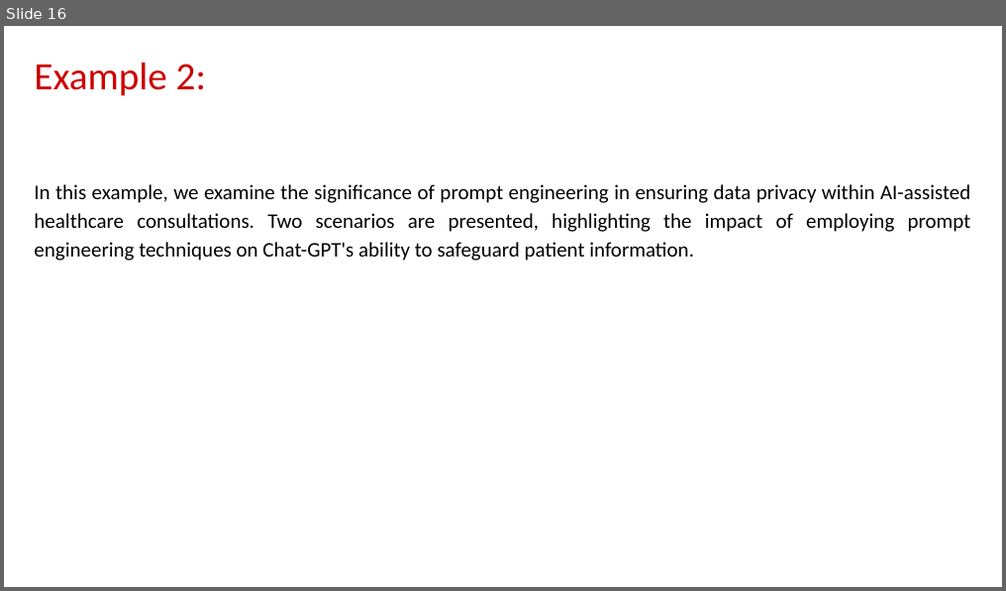
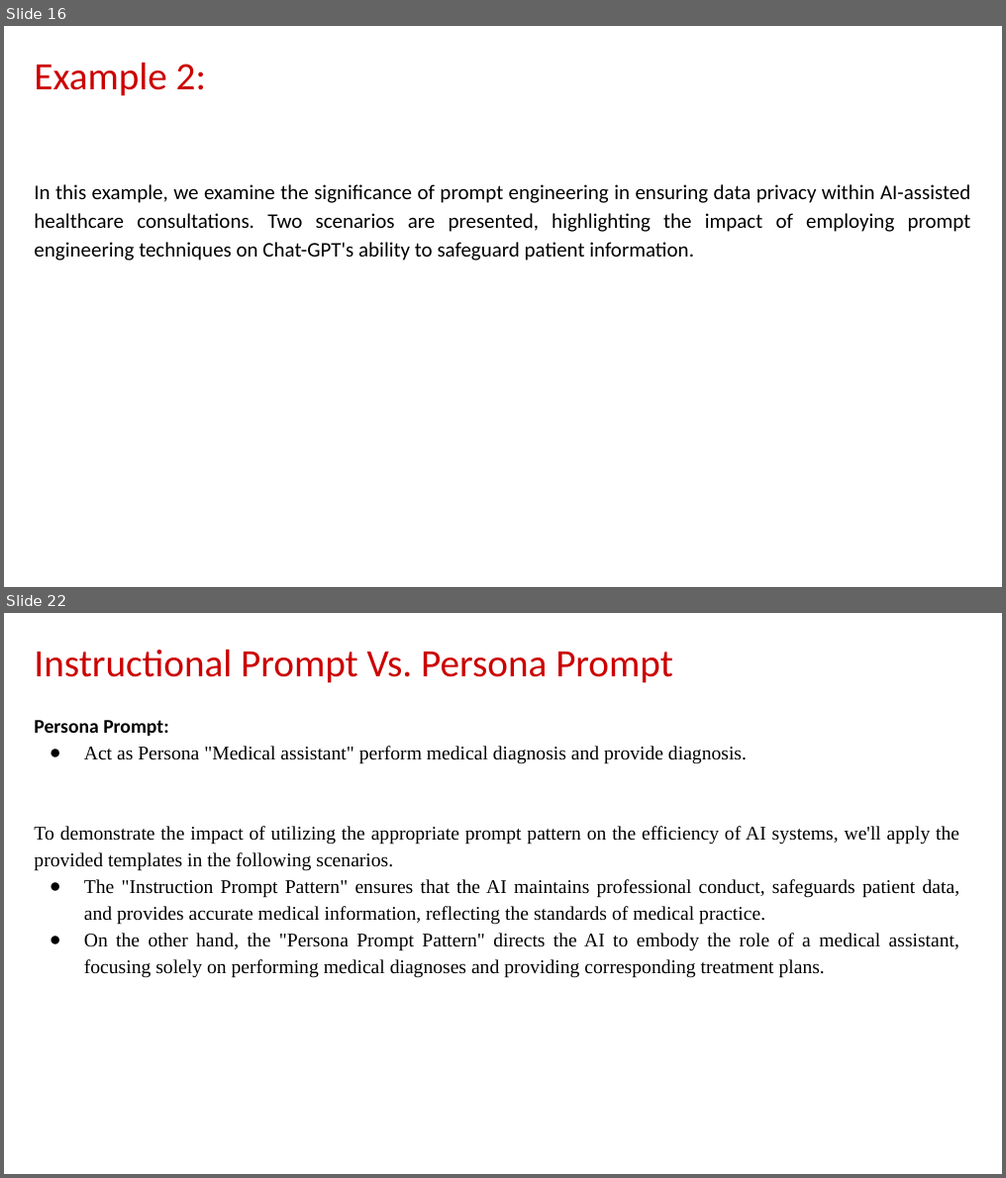
Before and after one commit to Humanitariansai/OPT, a slide deck: PROMPT_ENGINEERING_AND_AI/caseStudies/Medical_Diagnosis_With_Prompt_Engineering/Insights_on AI_and_Prompt_Engineering.pptx. Shown one above the other, each under a label of ours: slide 16 before the commit, slides 16 and 22 after it; the slides between them are not shown. The pictures are 1006x591 and 1006x1178 pixels, drawn with LibreOffice and Linux fonts; fonts in the diff are those of the drawing. Boxes give left, top, right and bottom in pixels: in the first picture for what was removed or moved away, otherwise in the second. Text is boxed around its words. In the diff, an @@ line names an element or a change of style, - is before the commit and + after.

```diff
--- a/PROMPT_ENGINEERING_AND_AI/caseStudies/Medical_Diagnosis_With_Prompt_Engineering/Insights_on AI_and_Prompt_Engineering.pptx
+++ b/PROMPT_ENGINEERING_AND_AI/caseStudies/Medical_Diagnosis_With_Prompt_Engineering/Insights_on AI_and_Prompt_Engineering.pptx
@@ slide 22 added at box(4, 613, 1002, 1174), background #FFFFFF @@
@@ title added at box(34, 649, 673, 683), 28 pt, text #CC0000 @@
+Instructional Prompt Vs. Persona Prompt
@@ subtitle added at box(34, 720, 960, 978), 14 pt, text #000000 @@
+Persona Prompt:
+● Act as Persona "Medical assistant" perform medical diagnosis and provide diagnosis.
+To demonstrate the impact of utilizing the appropriate prompt pattern on the efficiency of AI systems, we'll apply the provided templates in the following scenarios.
+● The "Instruction Prompt Pattern" ensures that the AI maintains professional conduct, safeguards patient data, and provides accurate medical information, reflecting the standards of medical practice.
+● On the other hand, the "Persona Prompt Pattern" directs the AI to embody the role of a medical assistant, focusing solely on performing medical diagnoses and providing corresponding treatment plans.
```
Also in this commit, not shown: 6 slides changed, 9 other slides added, 2 other files.
